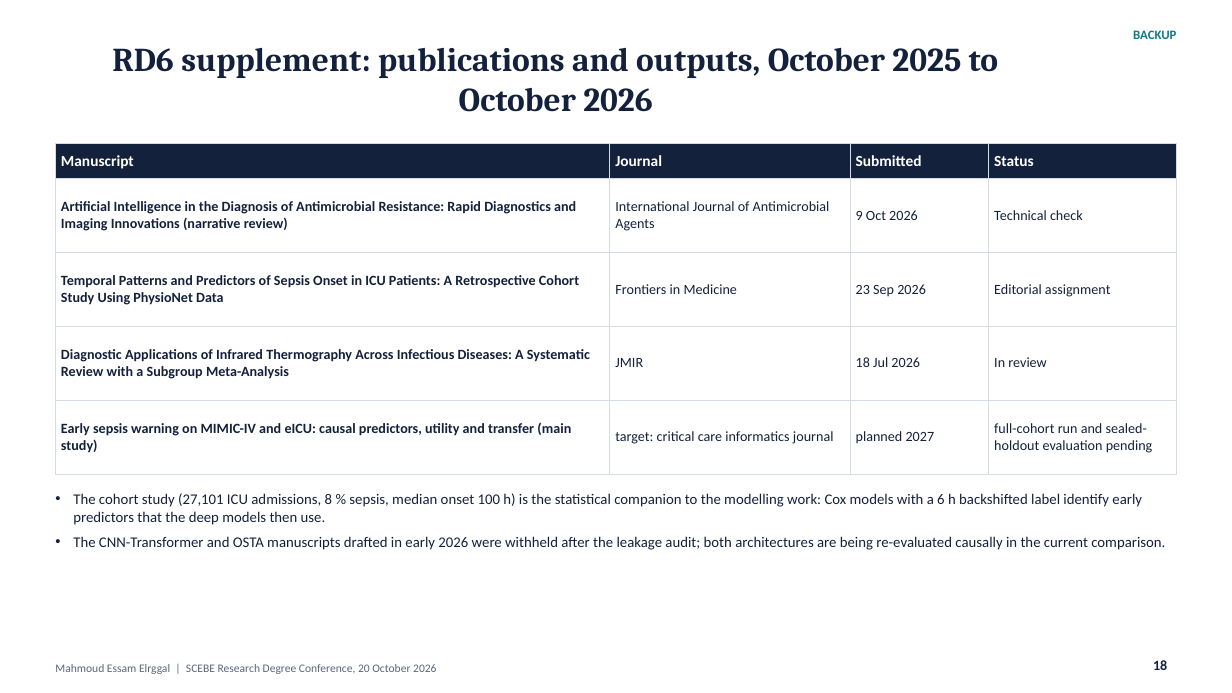
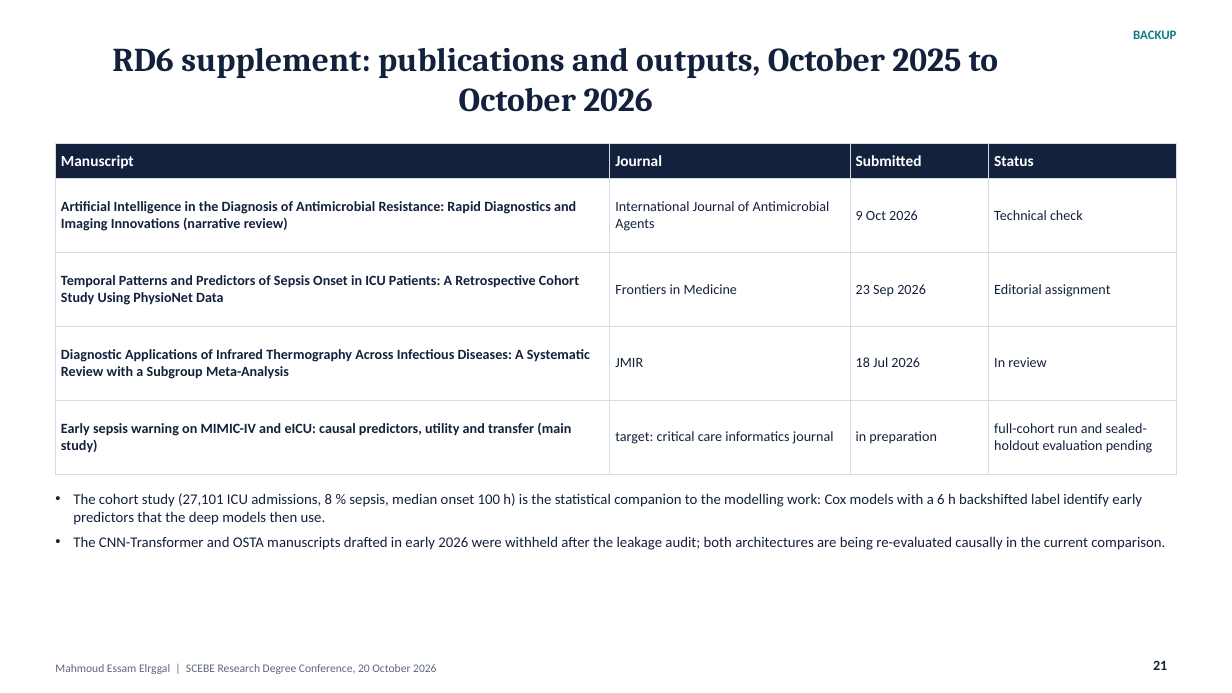
Before and after one commit to mahmoudddj/datasciencecoursera1, a slide deck: slide 21 of dev/presentation/Elrggal_Mahmoud_SCEBE2026.pptx (slide 18 before the commit). Drawn at 1232x693 pixels with LibreOffice and Linux fonts; fonts in the diff are those of the drawing. Boxes give left, top, right and bottom in pixels: in the first picture for what was removed or moved away, otherwise in the second. Text is boxed around its words. In the diff, an @@ line names an element or a change of style, - is before the commit and + after.

```diff
--- a/dev/presentation/Elrggal_Mahmoud_SCEBE2026.pptx
+++ b/dev/presentation/Elrggal_Mahmoud_SCEBE2026.pptx
@@ table at [55, 143, 1177, 457] @@
-row 5, column 3: planned 2027
+row 5, column 3: in preparation
@@ page number at [1153, 660, 1167, 670]: text changed @@
-18
+21
```
Also in this commit, not shown: 10 other slides changed, 3 slides added, 2 other files.
